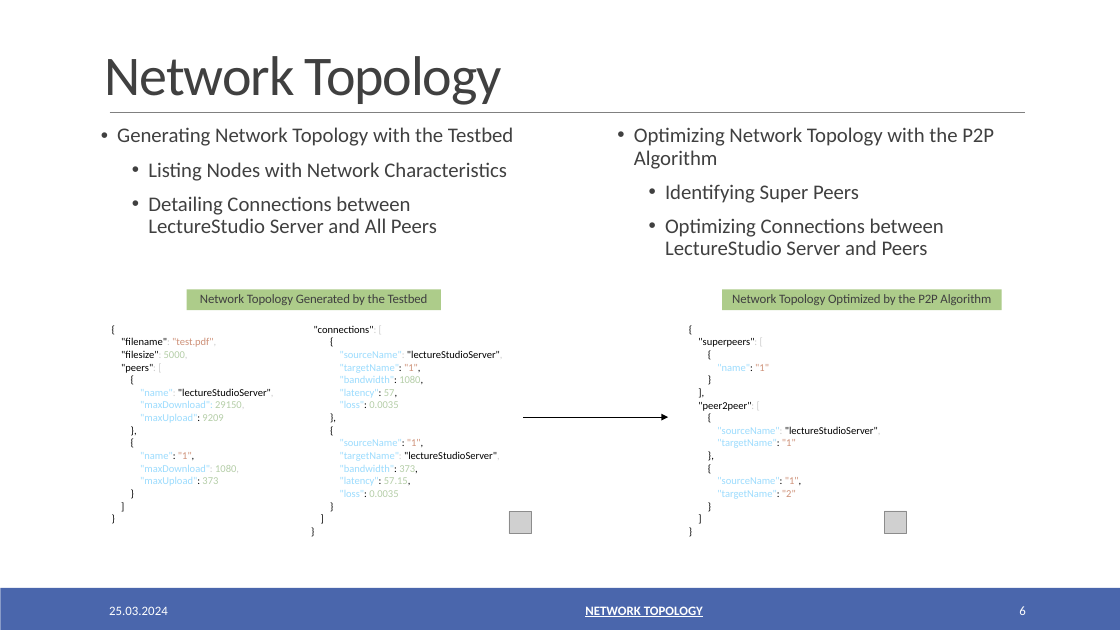
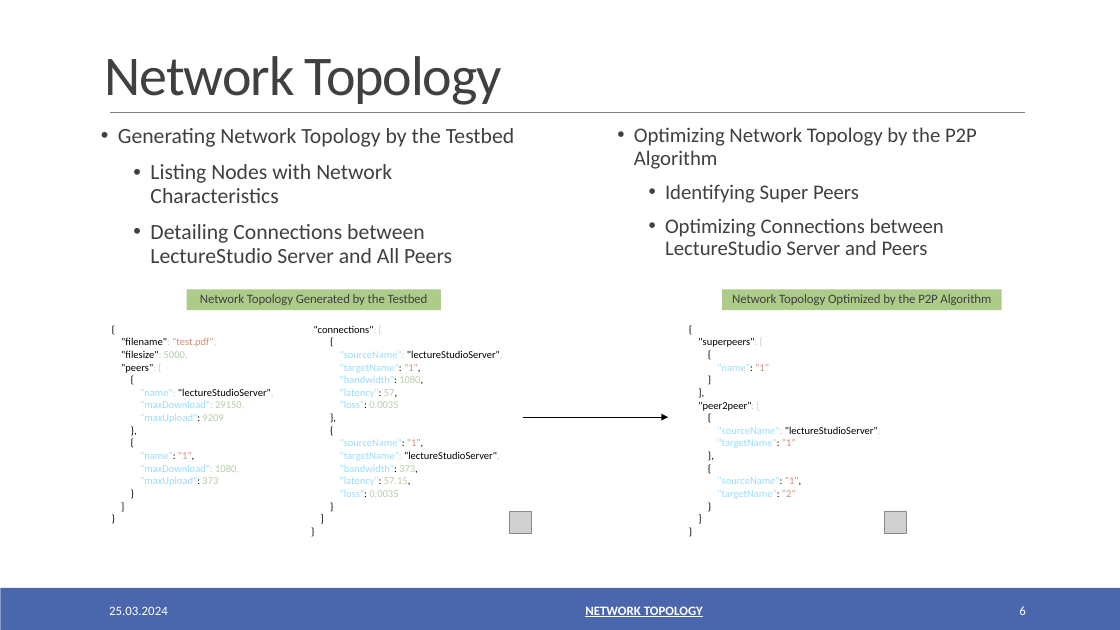
Before and after one commit to oezcankaraca/abschlussvortrag, a slide deck: slide 6 of Abschlussvortrag.pptx. Drawn at 1120x630 pixels with LibreOffice and Linux fonts; fonts in the diff are those of the drawing; grey boxes stand for pictures. Boxes give left, top, right and bottom in pixels: in the first picture for what was removed or moved away, otherwise in the second. Text is boxed around its words. In the diff, an @@ line names an element or a change of style, - is before the commit and + after.

```diff
--- a/Abschlussvortrag.pptx
+++ b/Abschlussvortrag.pptx
@@ text at [118, 128, 514, 147]: text changed; size 17.8 to 18.6 pt @@
-• Generating Network Topology with the Testbed
+• Generating Network Topology by the Testbed
@@ text at [634, 127, 977, 169]: text changed @@
-• Optimizing Network Topology with the P2P Algorithm
+• Optimizing Network Topology by the P2P Algorithm
@@ text at [150, 164, 452, 263]: size 17.8 to 18.6 pt in "Listing Nodes with Network Characteristics", "Detailing Connections between LectureStudio Server and All ..."; indent changed; more space between paragraphs @@
```
Also in this commit, not shown: 17 other slides changed, 3 other files.
